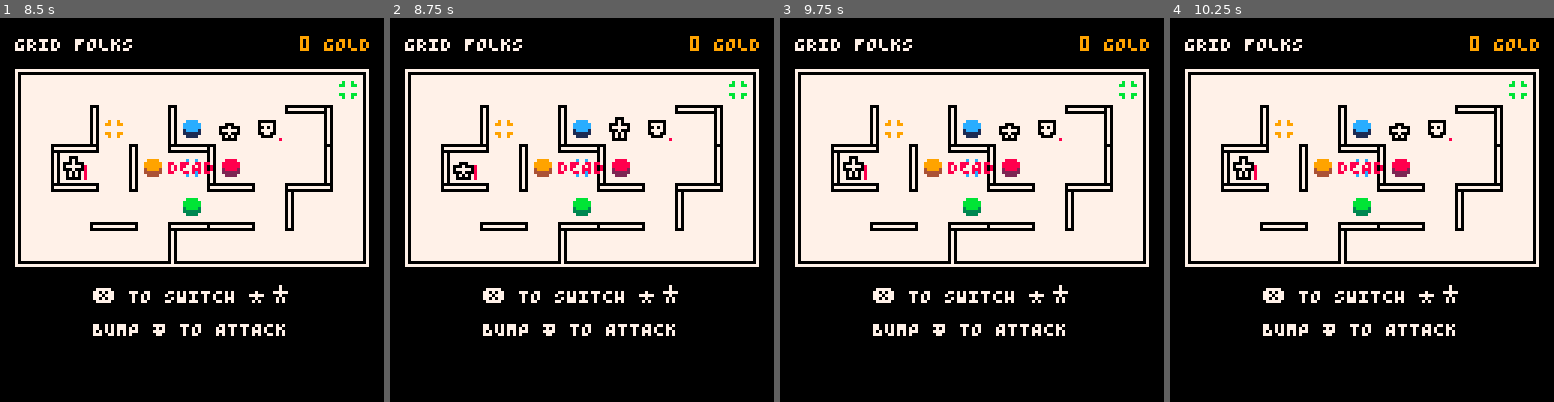
Above: before the commit, frames 1-4 (left to right).
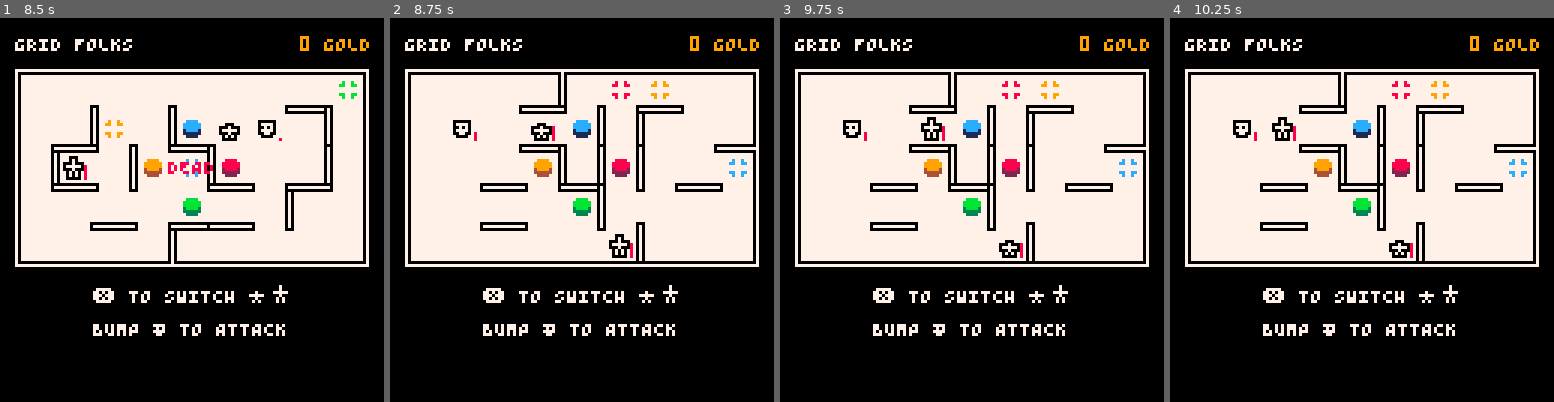
Above: after the commit, the same moments.

Repository: taylordolan/grid-folks
Game: PICO-8 cartridge grid_folks.p8
The game is run twice, just before and just after one commit, with the same random seed, the same clock (stepped at 60 frames per second) and the same inputs.
Inputs:
- Up to frame 1 (8.5 s): tap X (X key) at 0.33, 1.07, 1.85, 2.97, 4.08, 5.2, 6.32, 7.43 s; tap O (Z key) at 0.7, 1.7, 2.1, 2.5, 2.9, 3.3, 3.7, 4.1, 4.5, 4.9, 5.3, 5.7, 6.1, 6.5, 6.9, 7.3, 7.7, 8.1 s; hold Right 1.6-2.1 s; hold Up 2.15-2.42 s; hold Right 2.47-3.03 s; hold Left 3.08-3.58 s; hold Down 3.63-3.97 s; hold Right 4.02-4.68 s; hold Up 4.73-5.03 s; hold Left 5.08-5.68 s; hold Down 5.73-6.03 s; hold Right 6.08-6.58 s; hold Right 6.63-7.13 s; hold Up 7.18-7.45 s; hold Right 7.5-8.07 s; hold Left from 8.12 s (still down)
- Up to frame 2 (8.75 s): tap O (Z key) at 8.5 s; tap X (X key) at 8.55 s; release Left at 8.62 s; hold Down from 8.67 s (still down)
- Up to frame 3 (9.75 s): tap O (Z key) at 8.9, 9.3, 9.7 s; release Down at 9 s; hold Right 9.05-9.72 s; tap X (X key) at 9.67 s
- Up to frame 4 (10.25 s): hold Up 9.77-10.07 s; tap O (Z key) at 10.1 s; hold Left from 10.12 s (still down)

Frame 1 is identical in both runs. In frame 2, 5.7% of the frame differs, in the area x 13-96%, y 14-65%; in frame 3, 5.7%; in frame 4, 5.7%.

Commit message:
implement restart function

Diff:
--- a/grid_folks.p8
+++ b/grid_folks.p8
@@ -8,70 +8,75 @@
 -- [x] players still aren't gaining health when enemies spawn to health tiles
 -- [x] you shouldn't be able to shoot through players
 -- [x] implement a delay before enemy movement
+-- [x] allow restarting after game over by calling _init() again
+-- [ ] clean up _init()
 -- [ ] write a function that prints a overview of the spawn rate throughout the game
 -- [ ] add a debug mode where spawn rate and turn count show while playing
 -- [ ] build the game end state
--- [ ] clean up _init()
--- [ ] allow restarting after game over by calling _init() again
-
--- sound dictionary
-sounds = {
-  music = 002,
-  health = 026,
-  score = 022,
-  shoot = 029,
-  dash = 025,
-  step = 021,
-  advance = 027,
-  potential_tile_step = 028, -- todo: this shouldn't trigger when you're just standing there
-  switch_heroes = 000,
-  enemy_bump = 000,
-  hero_bump = 000
-}
-
--- sprites dictionary
-sprites = {
-  floor = 003,
-  hero = 017,
-  hero_dash = 019,
-  hero_shoot = 021,
-  enemy = 002,
-  pre_enemy = 004,
-  wall_right = 005,
-  wall_down = 006,
-  effect_dash = 023,
-  effect_shoot = 024,
-  effect_health = 025,
-  effect_score = 026,
-  potential_dash = 007,
-  potential_shoot = 008,
-  potential_health = 009,
-  potential_score = 010,
-}
-
--- board size
-rows = 5
-cols = 9
-
--- 2d array for the board
-board = {}
-for x = 1, cols do
-  board[x] = {}
-  for y = 1, rows do
-    board[x][y] = {}
-  end
-end
-
-potential_tiles = {}
-
+
+-- game state that gets refreshed on restart
 function _init()
 
-  -- game state that gets refreshed on restart
+  -- board size
+  rows = 5
+  cols = 9
+
+  -- 2d array for the board
+  board = {}
+  for x = 1, cols do
+    board[x] = {}
+    for y = 1, rows do
+      board[x][y] = {}
+    end
+  end
+
   player_turn = true
 	game_over = false
   score = 0
   turns = 0
   delay = 0
+
+  -- sound dictionary
+  sounds = {
+    music = 002,
+    health = 026,
+    score = 022,
+    shoot = 029,
+    dash = 025,
+    step = 021,
+    advance = 027,
+    potential_tile_step = 028, -- todo: this shouldn't trigger when you're just standing there
+    switch_heroes = 000,
+    enemy_bump = 000,
+    hero_bump = 000
+  }
+
+  -- sprites dictionary
+  sprites = {
+    floor = 003,
+    hero = 017,
+    hero_dash = 019,
+    hero_shoot = 021,
+    enemy = 002,
+    pre_enemy = 004,
+    wall_right = 005,
+    wall_down = 006,
+    effect_dash = 023,
+    effect_shoot = 024,
+    effect_health = 025,
+    effect_score = 026,
+    potential_dash = 007,
+    potential_shoot = 008,
+    potential_health = 009,
+    potential_score = 010,
+  }
+
+  potential_tiles = {}
+  enemies = {}
+  pre_enemies = {}
+
+  has_switched = false
+  has_killed = false
 
   refresh_walls()
 
@@ -95,15 +100,9 @@
   set_tile(hero_b, {6,4})
   hero_a_active = true
 
-	-- list of enemies
-	enemies = {}
-  pre_enemies = {}
+	-- initial enemy
   local new_pre_enemy = create_pre_enemy()
   deploy(new_pre_enemy, {"hero", "enemy", "pre-enemy"})
-
-  local has_switched = false
-  local has_killed = false
-  -- local has_advanced = false
 
   -- this determines what the spawn rate is at the start of the game
   initial_spawn_rate = 12
@@ -143,13 +142,9 @@
 function _update()
 
   update_hero_sprites()
-  -- if hero_a_active then
-  --   hero_a.sprite = hero_a.base_sprite + 1
-  --   hero_b.sprite = hero_b.base_sprite
-  -- else
-  --   hero_a.sprite = hero_a.base_sprite
-  --   hero_b.sprite = hero_b.base_sprite + 1
-  -- end
+  if game_over and btnp(4) then
+    _init()
+  end
 
   if delay > 0 then
 		delay = delay - 1
